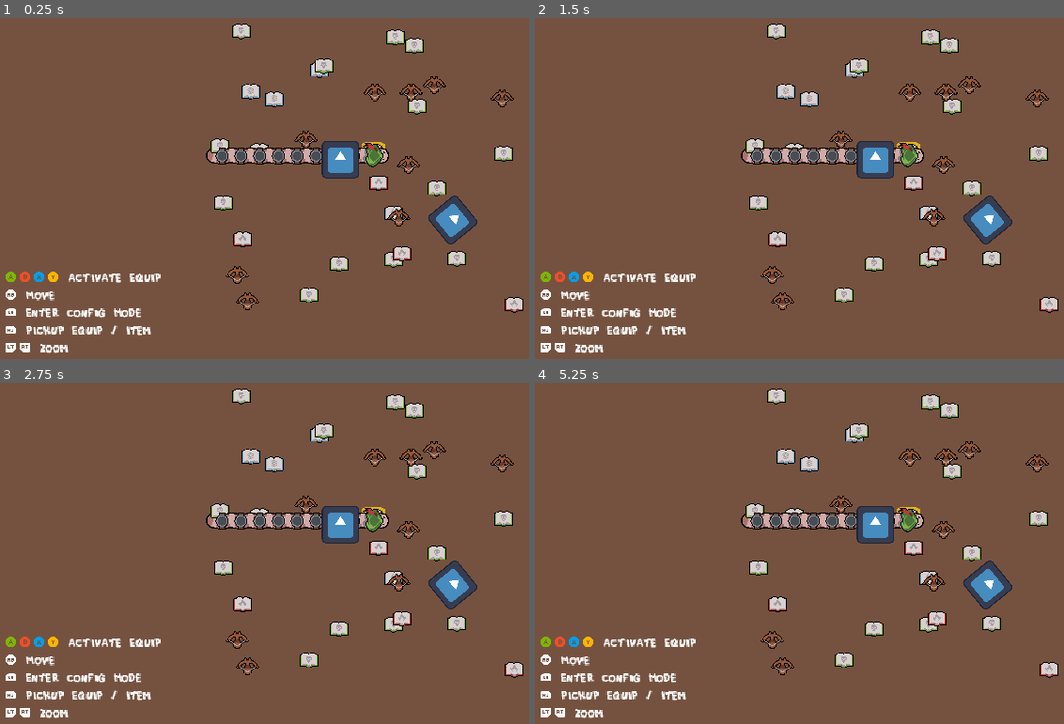
Above: before the commit, frames 1-4 (two rows, left to right).
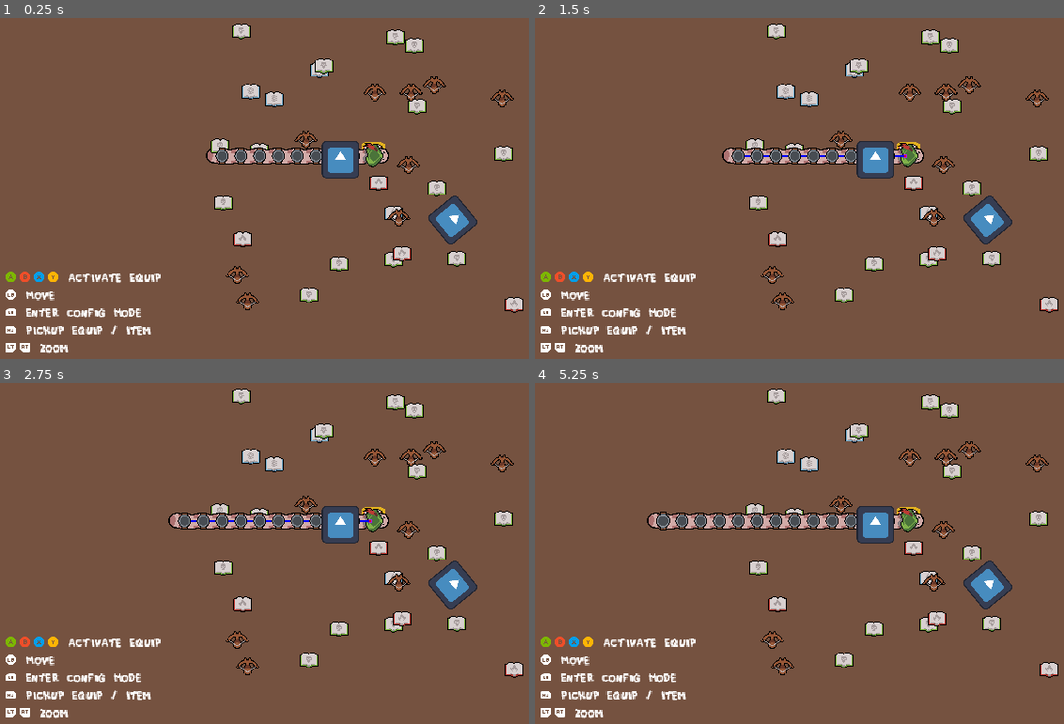
Above: after the commit, the same moments.

Repository: Justuna/worm-odyssey
Game: Godot game, scene res://scenes/tests/worm_test.tscn
Same seed, same stepped clock (60 frames per second), same inputs: the game is played once before the commit and once after it. The engine's default icon, where the game draws it, is replaced by a stand-in: a white triangle on a blue panel in a dark square.
Inputs (mouse positions are in pixels of both pictures, inside the frame that each line leads up to):
- Up to frame 1 (0.25 s): no input
- Up to frame 2 (1.5 s): tap Enter at 0.5 s; move the mouse to (outside the picture) at 0.52 s; hold D 0.53-1.28 s; tap G at 0.6 s; click (outside the picture) at 0.67 s; tap B at 0.8, 1.35 s; tap Space at 1.25 s; move the mouse to (757, 178) at 1.27 s
- Up to frame 3 (2.75 s): tap G at 1.55, 2.1 s; move the mouse to (444, 427) at 2.02 s; hold D from 2.03 s (still down); tap B at 2.3 s
- Up to frame 4 (5.25 s): tap Enter at 2.75, 4.25 s; move the mouse to (868, 604) at 2.77 s; tap B at 2.85, 3.8, 4.35 s; click (868, 604) at 2.92 s; tap G at 3.05, 3.6, 4.55, 5.1 s; tap Space at 3.5, 5 s; move the mouse to (outside the picture) at 3.52 s; release D at 3.53 s; move the mouse to (677, 458) at 4.27 s; move the mouse to (942, 519) at 5.02 s; click (942, 519) at 5.17 s

The runs differ from the first frame. In frame 1, 0.3% of the frame differs, in the area x 1-70%, y 38-82%; in frame 2, 0.5%; in frame 3, 0.7%; in frame 4, 1.2%, in the area x 1-70%, y 37-82%.

Commit message:
Fix worm grow, damage, and regen

Diff:
--- a/prefabs/enemies/slime.tscn
+++ b/prefabs/enemies/slime.tscn
@@ -10,6 +10,7 @@
 [ext_resource type="Script" path="res://scripts/entities/hit_dealers/hit_continuously.gd" id="8_5t8x6"]
 [ext_resource type="Script" path="res://scripts/entities/stats/stat_block.gd" id="9_8ns0o"]
 [ext_resource type="Script" path="res://scripts/entities/stats/stat.gd" id="10_7n2k5"]
+[ext_resource type="Script" path="res://scripts/entities/passive_regen.gd" id="11_0a3j3"]
 
 [sub_resource type="CircleShape2D" id="CircleShape2D_u53qh"]
 radius = 15.0333
@@ -17,11 +18,11 @@
 [sub_resource type="CircleShape2D" id="CircleShape2D_kdnrq"]
 radius = 32.0624
 
+[sub_resource type="CircleShape2D" id="CircleShape2D_vx137"]
+radius = 23.0868
+
 [sub_resource type="CircleShape2D" id="CircleShape2D_dl1ub"]
 radius = 512.0
-
-[sub_resource type="CircleShape2D" id="CircleShape2D_vx137"]
-radius = 23.0868
 
 [node name="Slime" type="CharacterBody2D"]
 collision_layer = 2
@@ -29,24 +30,25 @@
 [node name="StatBlock" type="Node" parent="."]
 script = ExtResource("9_8ns0o")
 
-[node name="Health" type="Node" parent="StatBlock"]
+[node name="MaxHealth" type="Node" parent="StatBlock"]
 script = ExtResource("10_7n2k5")
 type = 1
-base_amount = null
+base_amount = 50
 
-[node name="MaxHealth" type="Node" parent="StatBlock"]
+[node name="Regen" type="Node" parent="StatBlock"]
 script = ExtResource("10_7n2k5")
 type = 2
-base_amount = null
+base_amount = 20
 
 [node name="Sprite2D" type="Sprite2D" parent="."]
+position = Vector2(0, -13)
 texture = ExtResource("1_3ddp4")
 
-[node name="CollisionShape2D" type="CollisionShape2D" parent="."]
-position = Vector2(0, 10)
+[node name="WallCollider" type="CollisionShape2D" parent="."]
 shape = SubResource("CircleShape2D_u53qh")
 
 [node name="Hurtbox" type="Area2D" parent="." node_paths=PackedStringArray("entity")]
+position = Vector2(0, -13)
 script = ExtResource("2_jqabg")
 entity = NodePath("..")
 
@@ -57,26 +59,6 @@
 script = ExtResource("3_sbi66")
 health = NodePath("../../Health")
 hurtbox = NodePath("..")
-
-[node name="Health" type="Node" parent="."]
-script = ExtResource("3_qd5mw")
-base_max_health = 10
-
-[node name="Chase" type="Node2D" parent="." node_paths=PackedStringArray("enemy_detector")]
-script = ExtResource("5_wyg5w")
-enemy_detector = NodePath("EntityTracker")
-
-[node name="EntityTracker" type="Area2D" parent="Chase"]
-script = ExtResource("6_vfs0d")
-mode = 2
-
-[node name="CollisionShape2D" type="CollisionShape2D" parent="Chase/EntityTracker"]
-shape = SubResource("CircleShape2D_dl1ub")
-debug_color = Color(0, 0.701961, 0.305882, 0.0941176)
-
-[node name="Team" type="Node" parent="."]
-script = ExtResource("6_f7n8q")
-team = "Enemy"
 
 [node name="Hitbox" type="Area2D" parent="." node_paths=PackedStringArray("entity")]
 script = ExtResource("2_jqabg")
@@ -90,3 +72,28 @@
 script = ExtResource("8_5t8x6")
 tick_rate = 1.0
 hitbox = NodePath("..")
+
+[node name="Health" type="Node" parent="." node_paths=PackedStringArray("max_health")]
+script = ExtResource("3_qd5mw")
+max_health = NodePath("../StatBlock/MaxHealth")
+
+[node name="PassiveRegen" type="Node" parent="Health" node_paths=PackedStringArray("health", "regen_stat")]
+script = ExtResource("11_0a3j3")
+health = NodePath("..")
+regen_stat = NodePath("../../StatBlock/Regen")
+
+[node name="Team" type="Node" parent="."]
+script = ExtResource("6_f7n8q")
+team = "Enemy"
+
+[node name="Chase" type="Node2D" parent="." node_paths=PackedStringArray("enemy_detector")]
+script = ExtResource("5_wyg5w")
+enemy_detector = NodePath("EntityTracker")
+
+[node name="EntityTracker" type="Area2D" parent="Chase"]
+script = ExtResource("6_vfs0d")
+mode = 2
+
+[node name="CollisionShape2D" type="CollisionShape2D" parent="Chase/EntityTracker"]
+shape = SubResource("CircleShape2D_dl1ub")
+debug_color = Color(0, 0.701961, 0.305882, 0.0941176)
--- a/prefabs/projectiles/small_circle_bullet.tscn
+++ b/prefabs/projectiles/small_circle_bullet.tscn
@@ -20,12 +20,12 @@
 
 [node name="Speed" type="Node" parent="StatBlock"]
 script = ExtResource("8_56mmh")
-base_amount = null
+base_amount = 50
 
 [node name="Damage" type="Node" parent="StatBlock"]
 script = ExtResource("8_56mmh")
-type = 3
-base_amount = null
+type = 5
+base_amount = 10
 
 [node name="Sprite2D" type="Sprite2D" parent="."]
 texture = ExtResource("1_5ao8e")
--- a/prefabs/worm/worm_segment.tscn
+++ b/prefabs/worm/worm_segment.tscn
@@ -9,6 +9,8 @@
 [ext_resource type="Script" path="res://scripts/entities/passive_regen.gd" id="6_5650k"]
 [ext_resource type="Script" path="res://scripts/entities/hit_detector.gd" id="7_i4yxk"]
 [ext_resource type="Script" path="res://scripts/entities/health.gd" id="7_qqxq3"]
+[ext_resource type="Script" path="res://scripts/entities/stats/stat_block.gd" id="10_nyqvj"]
+[ext_resource type="Script" path="res://scripts/entities/stats/stat.gd" id="11_cgg08"]
 
 [sub_resource type="ShaderMaterial" id="ShaderMaterial_u7npg"]
 shader = ExtResource("4_rbxe0")
@@ -22,13 +24,27 @@
 [sub_resource type="CircleShape2D" id="CircleShape2D_x3mp7"]
 radius = 45.3982
 
-[node name="WormSegment" type="Node2D" node_paths=PackedStringArray("canvas_group")]
+[node name="WormSegment" type="Node2D" node_paths=PackedStringArray("canvas_group", "health")]
 script = ExtResource("1_44kv3")
 canvas_group = NodePath("CanvasGroup")
 x_color = Color(0, 0.623529, 0.921569, 1)
 y_color = Color(0.996078, 0.709804, 0.0156863, 1)
 b_color = Color(0.937255, 0.305882, 0.160784, 1)
 a_color = Color(0.490196, 0.717647, 0, 1)
+health = NodePath("Health")
+
+[node name="StatBlock" type="Node" parent="."]
+script = ExtResource("10_nyqvj")
+
+[node name="MaxHealth" type="Node" parent="StatBlock"]
+script = ExtResource("11_cgg08")
+type = 1
+base_amount = 100
+
+[node name="Regen" type="Node" parent="StatBlock"]
+script = ExtResource("11_cgg08")
+type = 2
+base_amount = 40
 
 [node name="CanvasGroup" type="CanvasGroup" parent="."]
 material = SubResource("ShaderMaterial_u7npg")
@@ -43,9 +59,14 @@
 script = ExtResource("5_bsu82")
 effect_library = ExtResource("6_4o5w6")
 
-[node name="Health" type="Node" parent="."]
+[node name="Health" type="Node" parent="." node_paths=PackedStringArray("max_health")]
 script = ExtResource("7_qqxq3")
-base_max_health = 100
+max_health = NodePath("../StatBlock/MaxHealth")
+
+[node name="PassiveRegen" type="Node" parent="Health" node_paths=PackedStringArray("health", "regen_stat")]
+script = ExtResource("6_5650k")
+health = NodePath("..")
+regen_stat = NodePath("../../StatBlock/Regen")
 
 [node name="HitDetector" type="Area2D" parent="." node_paths=PackedStringArray("entity")]
 script = ExtResource("7_i4yxk")
@@ -58,12 +79,3 @@
 script = ExtResource("5_iqw05")
 health = NodePath("../Health")
 hurtbox = NodePath("../HitDetector")
-
-[node name="PassiveRegen" type="Node" parent="." node_paths=PackedStringArray("health")]
-script = ExtResource("6_5650k")
-health = NodePath("../Health")
-tick_heal = 8
-tick_rate = 0.5
-interrupt_time = 1.0
-
-[connection signal="on_death" from="Health" to="." method="die"]
--- a/scenes/tests/worm_test.tscn
+++ b/scenes/tests/worm_test.tscn
@@ -20,10 +20,11 @@
 _data = [Vector2(0, 1), 0.0, 0.0, 0, 0, Vector2(1, 0.269544), -0.347194, 0.0, 0, 0]
 point_count = 2
 
-[node name="WormTest" type="Node2D"]
+[node name="WormTest" type="Node2D" node_paths=PackedStringArray("worm")]
 script = ExtResource("1_e11fb")
 equipment_library = ExtResource("2_6jmem")
 equipment_spawn_area = SubResource("RectangleShape2D_jjv65")
+worm = NodePath("PlayerWorm/Worm")
 
 [node name="Control" type="Control" parent="."]
 layout_mode = 3
@@ -181,7 +182,7 @@
 theme_override_font_sizes/normal_font_size = 6
 bbcode_enabled = true
 text = "[img=24]res://assets/art/control_icons/xbox_button_color_a.png[/img][img=24]res://assets/art/control_icons/xbox_button_color_b.png[/img][img=24]res://assets/art/control_icons/xbox_button_color_x.png[/img][img=24]res://assets/art/control_icons/xbox_button_color_y.png[/img] Activate Equip
-[img=24]res://assets/art/control_icons/xbox_rs.png[/img] Move
+[img=24]res://assets/art/control_icons/xbox_ls.png[/img] Move
 [img=24]res://assets/art/control_icons/xbox_lb.png[/img] Enter Config Mode
 [img=24]res://assets/art/control_icons/xbox_rb.png[/img] Pickup Equip / Item
 [img=24]res://assets/art/control_icons/xbox_lt.png[/img][img=24]res://assets/art/control_icons/xbox_rt.png[/img] Zoom"
--- a/scripts/entities/health.gd
+++ b/scripts/entities/health.gd
@@ -3,10 +3,6 @@
 class_name Health
 extends Node
 
-@export var base_max_health: int
-
-var _max_health: int
-var _current_health: int
 
 signal before_damage(raw_amount: int)
 signal on_damage(final_amount: int)
@@ -14,16 +10,17 @@
 signal on_heal(final_amount: int)
 signal on_death
 
+@export var max_health: Stat
+
+var health: int
+
+var _prev_max_health: int
+
+
 func _ready():
-	_max_health = base_max_health
-	_current_health = _max_health
-
-func set_max_health(amount: int):
-	_max_health = amount
-	_current_health = clamp(_current_health, 0, _max_health)
-
-func increment_max_health(amount: int):
-	set_max_health(_max_health + amount)
+	health = max_health.amount
+	_prev_max_health = max_health.amount
+	max_health.updated.connect(_on_max_health_updated)
 
 func take_damage(amount: int):
 	before_damage.emit(amount)
@@ -31,10 +28,10 @@
 	# TODO: Compute the effect of all effects on this entity first
 	var final_amount = amount
 
-	_current_health = max(_current_health - final_amount, 0)
+	health = max(health - final_amount, 0)
 	on_damage.emit(final_amount)
 
-	if _current_health == 0:
+	if health == 0:
 		on_death.emit()
 
 func take_healing(amount: int):
@@ -43,5 +40,11 @@
 	# TODO: Compute the effect of all effects on this entity first
 	var final_amount = amount
 
-	_current_health = min(_current_health + final_amount, _max_health)
+	health = min(health + final_amount, max_health.amount)
 	on_heal.emit(final_amount)
+
+
+func _on_max_health_updated():
+	# Scale health to max health by percentage of health to previous max health
+	health = roundi(max_health.amount * (float(health) / _prev_max_health))
+	_prev_max_health = max_health.amount
--- a/scripts/entities/hit_dealers/hit_type.gd
+++ b/scripts/entities/hit_dealers/hit_type.gd
@@ -10,7 +10,7 @@
 
 var amount: int :
 	get:
-		return int(amount_stat.amount * amount_stat_multiplier)
+		return round(amount_stat.amount * amount_stat_multiplier)
 
 @export var is_healing: bool
 @export var effects: Array[Effect.Type]
--- a/scripts/entities/passive_regen.gd
+++ b/scripts/entities/passive_regen.gd
@@ -3,11 +3,24 @@
 extends Node
 
 
+const REGEN_AMOUNT_FACTOR: float = 0.2
+const REGEN_RATE_FACTOR: float = 0.01
+const REGEN_RATE_MIN: float = 0.25
+
 @export var health: Health
 
-@export var tick_heal: int
-@export var tick_rate: float
-@export var interrupt_time: float
+@export var tick_base_heal: int = 1
+@export var tick_base_rate: float = 3
+@export var interrupt_time: float = 5
+@export var regen_stat: Stat
+
+
+var tick_heal: int :
+	get:
+		return tick_base_heal + regen_stat.amount * REGEN_AMOUNT_FACTOR
+var tick_rate: float :
+	get:
+		return max(tick_base_rate - regen_stat.amount * REGEN_RATE_FACTOR, REGEN_RATE_MIN)
 
 var _timer = 0
 var _interrupt_timer = 0
@@ -30,6 +43,6 @@
 		_timer = tick_rate
 
 
-func _interrupt():
+func _interrupt(damage):
 	_interrupt_timer = max(interrupt_time, _timer)
 	_timer = 0
--- a/scripts/entities/stats/stat.gd
+++ b/scripts/entities/stats/stat.gd
@@ -6,7 +6,6 @@
 
 enum Type {
 	SPEED,
-	HEALTH,
 	MAX_HEALTH,
 	REGEN,
 	DEFENSE,
@@ -19,6 +18,7 @@
 	EXPLOSIVE_DAMGE,
 }
 
+signal updated
 
 @export var type: Type :
 	get:
@@ -36,6 +36,7 @@
 		return arr
 # [StatModifier]: null
 var _modifiers_dict: Dictionary
+var _prev_max_health: int
 
 @export var base_amount: int
 
@@ -59,5 +60,6 @@
 
 func _update_amount():
 	amount = base_amount
+	updated.emit()
 	for modifier: StatModifier in _modifiers_dict.keys():
 		amount = modifier.modify_stat(base_amount, amount)
--- a/scripts/projectiles/forward_projectile.gd
+++ b/scripts/projectiles/forward_projectile.gd
@@ -1,6 +1,8 @@
 class_name ForwardProjectile
 extends Node
 
+
+const SPEED_FACTOR: float = 4
 
 @export var speed_stat: Stat
 
@@ -8,4 +10,4 @@
 
 
 func _process(delta):
-	get_parent().global_position += speed_stat.amount * projectile.direction * delta
+	get_parent().global_position += speed_stat.amount * SPEED_FACTOR * projectile.direction * delta
--- a/scripts/test/worm_test.gd
+++ b/scripts/test/worm_test.gd
@@ -6,6 +6,9 @@
 @export_category("Dependencies")
 @export var equipment_library: EquipmentLibrary
 @export var equipment_spawn_area: RectangleShape2D
+@export var worm: Node2D
+
+@onready var worm_controller: WormController = worm.get_node("WormController") as WormController
 
 
 func _ready():
@@ -16,3 +19,18 @@
 		var dropped_inst = equipment_library.spawn_dropped_equipment(rand_type)
 		add_child(dropped_inst)
 		dropped_inst.global_position = rand_point
+
+
+func _input(event):
+	if event is InputEventKey:
+		if not event.pressed:
+			match event.keycode:
+				KEY_G:
+					if is_instance_valid(worm_controller):
+						worm_controller.grow()
+				KEY_B:
+					if is_instance_valid(worm_controller):
+						(worm_controller.segments[0].get_node("Health") as Health).take_damage(50)
+				KEY_D:
+					if is_instance_valid(worm_controller):
+						worm_controller.debug_draw = not worm_controller.debug_draw
--- a/scripts/worm/camera_controller.gd
+++ b/scripts/worm/camera_controller.gd
@@ -26,7 +26,7 @@
 
 
 func _process(delta):
-	if target and not is_tweening:
+	if is_instance_valid(target) and not is_tweening:
 		global_position = target.global_position
 
 
--- a/scripts/worm/controller_worm_input.gd
+++ b/scripts/worm/controller_worm_input.gd
@@ -35,6 +35,8 @@
 
 
 func _process(delta):
+	if not is_instance_valid(_worm_controller):
+		return
 	if auto_find_device:
 		var joypad_ids = Input.get_connected_joypads()
 		if joypad_ids.size() > 0:
@@ -53,9 +55,9 @@
 			if _move_segment_interval_timer > _move_segment_interval:
 				_move_segment_interval = move_segment_interval_curve.sample(float(_move_segment_interval_count) / move_segment_interval_count_max) * move_segment_interval_max
 				if dpad_up:
+					worm_configurer.select_prev_segment(_move_segment_interval)
+				else:
 					worm_configurer.select_next_segment(_move_segment_interval)
-				else:
-					worm_configurer.select_prev_segment(_move_segment_interval)
 				_move_segment_interval_timer = 0.0
 				if _move_segment_interval_count < move_segment_interval_count_max:
 					_move_segment_interval_count += 1
--- a/scripts/worm/worm_configurer.gd
+++ b/scripts/worm/worm_configurer.gd
@@ -117,12 +117,13 @@
 		var tween = get_tree().create_tween()
 		tween.set_pause_mode(Tween.TWEEN_PAUSE_PROCESS).set_ease(Tween.EASE_OUT).set_trans(Tween.TRANS_CUBIC)
 		if _in_config_mode:
-			_select_segment(worm_controller.segment_count - 1)
+			_select_segment(0)
 			_original_cam_zoom = camera.camera_zoom
 			tween.tween_property(camera, "camera_zoom", 0.5, 0.5)
 		else:
 			camera.set_target(worm_controller.worm_head)
 			worm_controller.segments[_current_segment_index].is_selected = false
+			worm_controller.segments[_current_segment_index].is_moving = false
 			tween.tween_property(camera, "camera_zoom", _original_cam_zoom, 0.5)
 
 
--- a/scripts/worm/worm_controller.gd
+++ b/scripts/worm/worm_controller.gd
@@ -1,6 +1,8 @@
 extends Node2D
 class_name WormController
 
+
+signal on_death
 
 @export var direction: Vector2
 @export var speed: float = 100
@@ -52,10 +54,10 @@
 	var curr_segment_pos: Vector2 = global_position
 	worm_head.global_position = global_position
 	for i in range(_visual_segment_count):
-		_fixed_visual_segment_positions.push_front(curr_segment_pos)
+		_fixed_visual_segment_positions.append(curr_segment_pos)
 		curr_segment_pos.x -= visual_segment_length
 	_visual_segment_positions = PackedVector2Array(_fixed_visual_segment_positions)
-	line_2D.points = PackedVector2Array(_fixed_visual_segment_positions)
+	line_2D.points = _visual_segment_positions
 
 
 func _process(delta):
@@ -75,28 +77,28 @@
 			_head_direction = _actual_direction.normalized()
 
 		# Next fixed visual point starts off at the current fixed visual head point
-		var next_fixed_visual_point = _fixed_visual_segment_positions[_fixed_visual_segment_positions.size() - 1]
+		var next_fixed_visual_point = _fixed_visual_segment_positions[0]
 		var fixed_visual_head_to_real_head_dir = (worm_head.global_position - next_fixed_visual_point).normalized()
 		var fixed_visual_head_to_real_head_dist = next_fixed_visual_point.distance_to(worm_head.global_position)
 		while fixed_visual_head_to_real_head_dist >= visual_segment_length:
 			fixed_visual_head_to_real_head_dist -= visual_segment_length;
 			next_fixed_visual_point += visual_segment_length * fixed_visual_head_to_real_head_dir
-			_fixed_visual_segment_positions.pop_front()
-			_fixed_visual_segment_positions.push_back(next_fixed_visual_point)
+			_fixed_visual_segment_positions.pop_back()
+			_fixed_visual_segment_positions.push_front(next_fixed_visual_point)
 
 		# Lerping across fixed points to make movement smooth
-		_visual_segment_positions[_visual_segment_positions.size() - 1] = head_position
-		var fixed_head_to_head_dist = head_position.distance_to(_fixed_visual_segment_positions[_fixed_visual_segment_positions.size() - 1])
+		_visual_segment_positions[0] = head_position
+		var fixed_head_to_head_dist = head_position.distance_to(_fixed_visual_segment_positions[0])
 		var lerp_amount_per_segment = fixed_head_to_head_dist / visual_segment_length
-		for i in range(_visual_segment_positions.size() - 2, -1, -1):
-			_visual_segment_positions[i] = _fixed_visual_segment_positions[i].lerp(_fixed_visual_segment_positions[i + 1], lerp_amount_per_segment)
+		for i in range(1, _visual_segment_positions.size()):
+			_visual_segment_positions[i] = _fixed_visual_segment_positions[i].lerp(_fixed_visual_segment_positions[i - 1], lerp_amount_per_segment)
 
 	line_2D.points = _visual_segment_positions
-	worm_tail.global_position = _visual_segment_positions[0]
-	worm_tail.rotation = (_visual_segment_positions[1] - _visual_segment_positions[0]).angle()
-	worm_head.rotation = (_visual_segment_positions[_visual_segment_positions.size() - 2] - _visual_segment_positions[_visual_segment_positions.size() - 1]).angle() + PI
+	worm_tail.global_position = _visual_segment_positions[_visual_segment_positions.size() - 1]
+	worm_tail.rotation = (_visual_segment_positions[_visual_segment_positions.size() - 2] - _visual_segment_positions[_visual_segment_positions.size() - 1]).angle()
+	worm_head.rotation = (_visual_segment_positions[1] - _visual_segment_positions[0]).angle() + PI
 	for i in range(segments.size()):
-		segments[i].global_position = _visual_segment_positions[i * visual_segments_per_segment]
+		segments[i].global_position = _visual_segment_positions[(i + 1) * visual_segments_per_segment - 1]
 		segments[i].global_rotation = segments[i].global_position.angle_to_point(_visual_segment_positions[i * visual_segments_per_segment + 1])
 
 	# Debug draw
@@ -144,11 +146,18 @@
 
 func grow():
 	_add_segment()
+	segment_count += 1
 
+	var last_visual_segment_pos = _visual_segment_positions[_visual_segment_count - 1]
+	var last_fixed_segment_pos = _fixed_visual_segment_positions[_visual_segment_count - 1]
+	var last_segment_dir = (_visual_segment_positions[_visual_segment_count - 1] - _visual_segment_positions[_visual_segment_count - 2]).normalized()
 	_visual_segment_count += visual_segments_per_segment
 	for i in range(0, visual_segments_per_segment):
-		_fixed_visual_segment_positions.append(Vector2(0, 0))
-		_visual_segment_positions.append(Vector2(0, 0))
+		var delta = last_segment_dir * visual_segment_length
+		last_visual_segment_pos += delta
+		last_fixed_segment_pos += delta
+		_fixed_visual_segment_positions.append(last_visual_segment_pos)
+		_visual_segment_positions.append(last_fixed_segment_pos)
 
 
 func _add_segment():
@@ -156,14 +165,19 @@
 	segments_container.add_child(segment_inst)
 	segments.append(segment_inst)
 
-	segment_inst.segment_death.connect(_remove)
+	segment_inst.on_death.connect(_remove_segment.bind(segment_inst))
 
 
-func _remove(segment: WormSegment):
+func _remove_segment(segment: WormSegment):
 	segments.erase(segment)
 	segment.queue_free()
+	segment_count -= 1
 
 	_visual_segment_count -= visual_segments_per_segment
 	for i in range(0, visual_segments_per_segment):
 		_fixed_visual_segment_positions.pop_back()
 		_visual_segment_positions.remove_at(_visual_segment_positions.size() - 1)
+
+	if segment_count == 0:
+		on_death.emit()
+		get_parent().queue_free()
--- a/scripts/worm/worm_segment.gd
+++ b/scripts/worm/worm_segment.gd
@@ -11,7 +11,7 @@
 }
 
 
-signal segment_death(segment: WormSegment)
+signal on_death
 
 var worm: Node2D
 var equipment: Equipment
@@ -45,6 +45,7 @@
 	set(value):
 		_binding = value
 		_update_binding_visuals()
+@export var health: Health
 
 var _binding: Binding
 @onready var BINDING_TO_COLOR: Dictionary = {
@@ -63,6 +64,7 @@
 	_update_is_selected_visuals()
 	_update_is_moving_visuals()
 	canvas_group.material = canvas_group.material.duplicate()
+	health.on_death.connect(_on_death)
 
 
 func construct(_worm: Node2D):
@@ -150,5 +152,5 @@
 		else:
 			(canvas_group.material as ShaderMaterial).set_shader_parameter("overlay_enabled", false)
 
-func die():
-	segment_death.emit(self)
+func _on_death():
+	on_death.emit()
Binary file added: assets/art/control_icons/xbox_ls.png
Not shown, changed: assets/art/control_icons/xbox_ls.png.import
Binary file removed: assets/art/control_icons/xbox_rs.png
Not shown: 1 places in prefabs/enemies/slime.tscn that only renumber resources
Not shown: 1 places in prefabs/worm/worm_segment.tscn that only renumber resources
